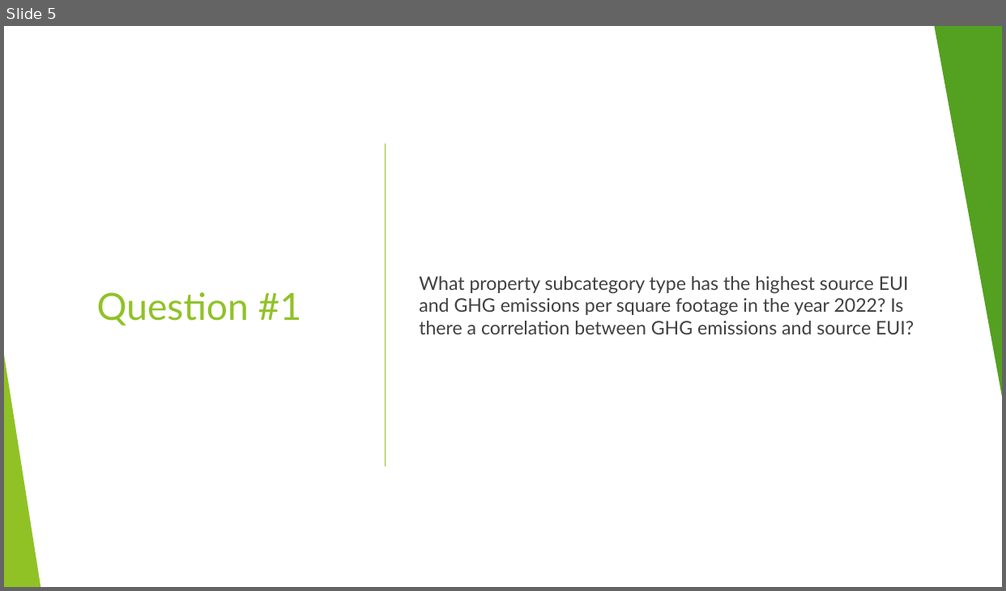
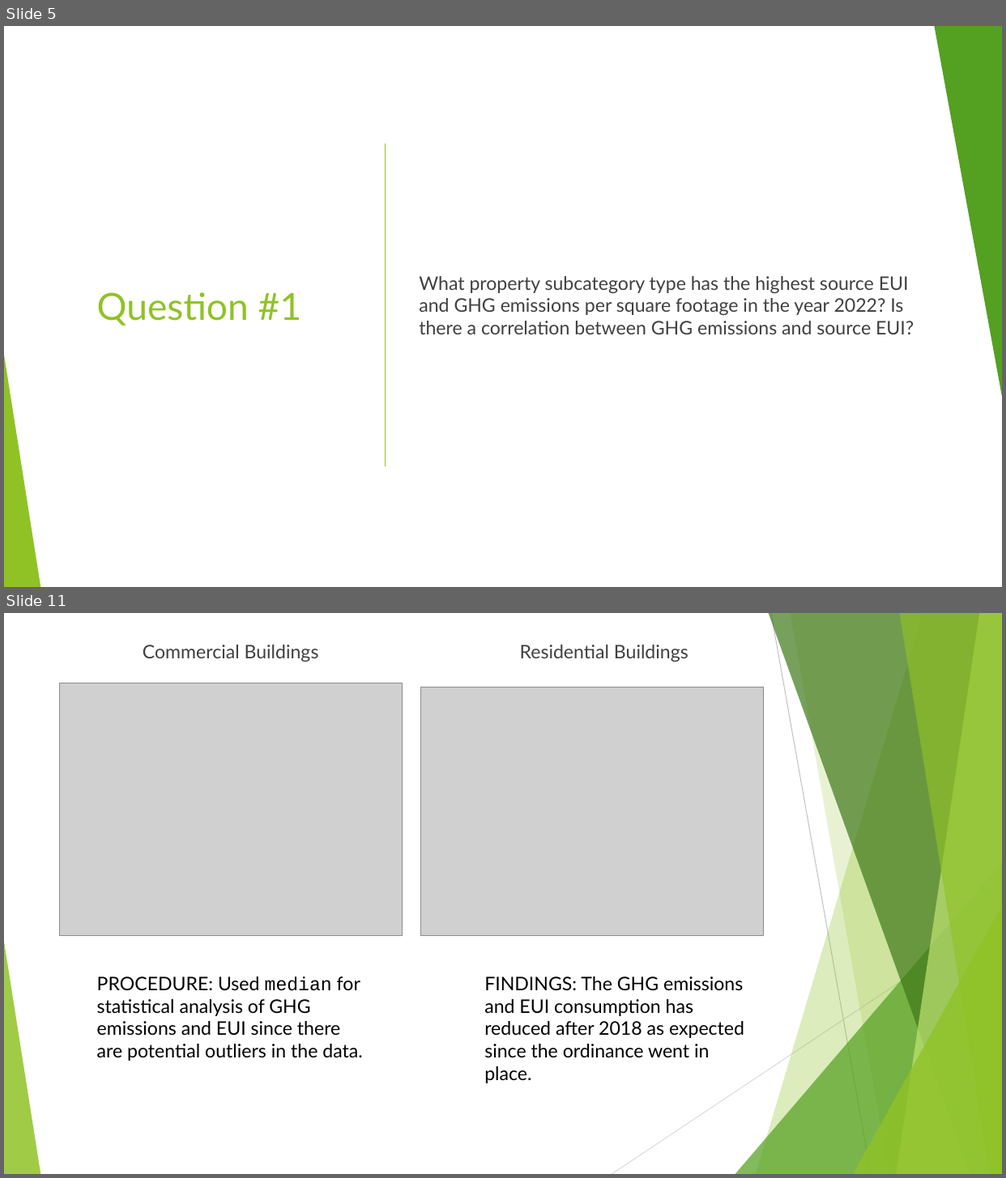
Before and after one commit to zohairnz/project-1, a slide deck: Energy Consumption Analysis for Buildings in San Francisco.pptx. Shown one above the other, each under a label of ours: slide 5 before the commit, slides 5 and 11 after it; the slides between them are not shown. The pictures are 1006x591 and 1006x1178 pixels, drawn with LibreOffice and Linux fonts; fonts in the diff are those of the drawing; grey boxes stand for pictures. Boxes give left, top, right and bottom in pixels: in the first picture for what was removed or moved away, otherwise in the second. Text is boxed around its words. In the diff, an @@ line names an element or a change of style, - is before the commit and + after.

```diff
--- a/Energy Consumption Analysis for Buildings in San Francisco.pptx
+++ b/Energy Consumption Analysis for Buildings in San Francisco.pptx
@@ slide 11 added at (x1=4, y1=613, x2=1002, y2=1174), background #FFFFFF; not listed: 10 template elements that a slide beside it also shows @@
@@ text added at (x1=143, y1=645, x2=319, y2=662), 18 pt, text #404040 @@
+Commercial Buildings
@@ text added at (x1=520, y1=645, x2=688, y2=662), 18 pt, text #404040 @@
+Residential Buildings
@@ picture added at (x1=59, y1=683, x2=403, y2=936) @@
@@ picture added at (x1=420, y1=687, x2=763, y2=936) @@
@@ text added at (x1=97, y1=977, x2=362, y2=1061), 18 pt, text #000000 @@
+PROCEDURE: Used median for statistical analysis of GHG emissions and EUI since there are potential outliers in the data.
@@ text added at (x1=484, y1=977, x2=744, y2=1084), 18 pt, text #000000 @@
+FINDINGS: The GHG emissions and EUI consumption has reduced after 2018 as expected since the ordinance went in place.
```
Also in this commit, not shown: 2 slides changed, 10 other slides added, 1 slide removed, 3 other files.
